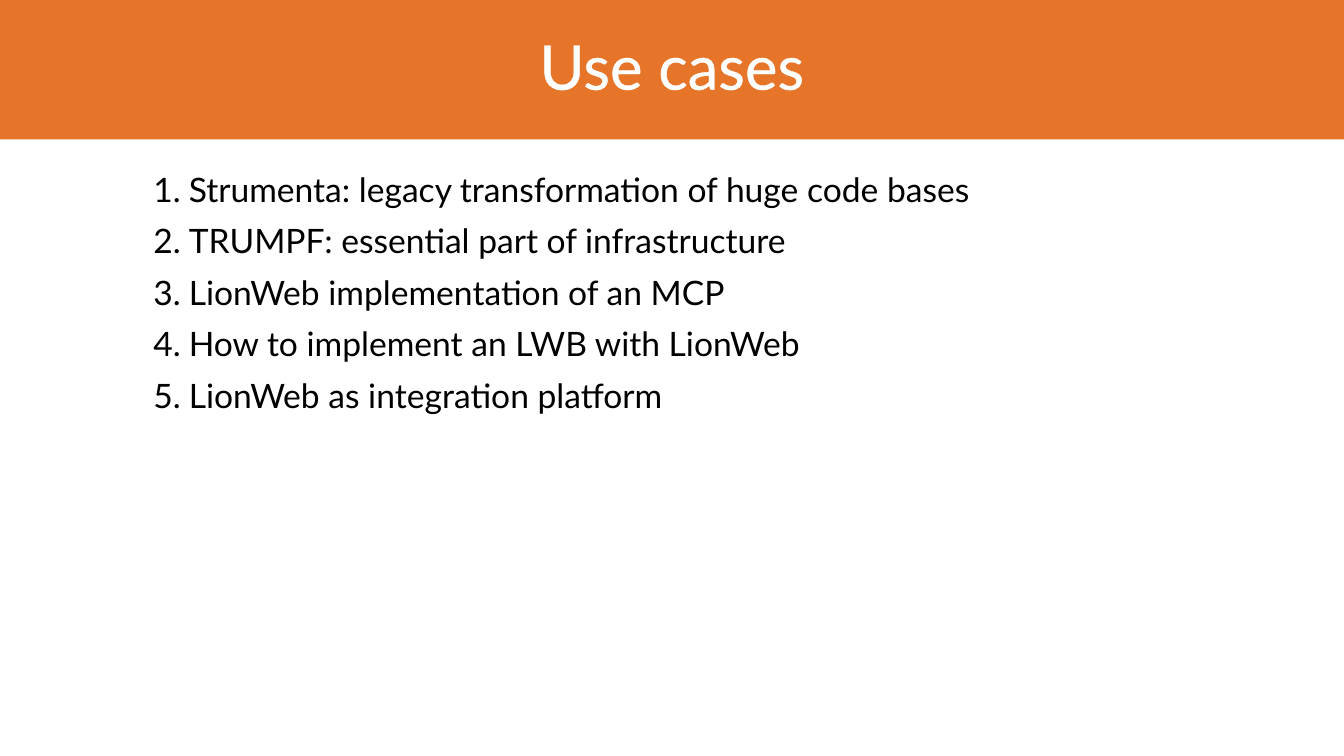
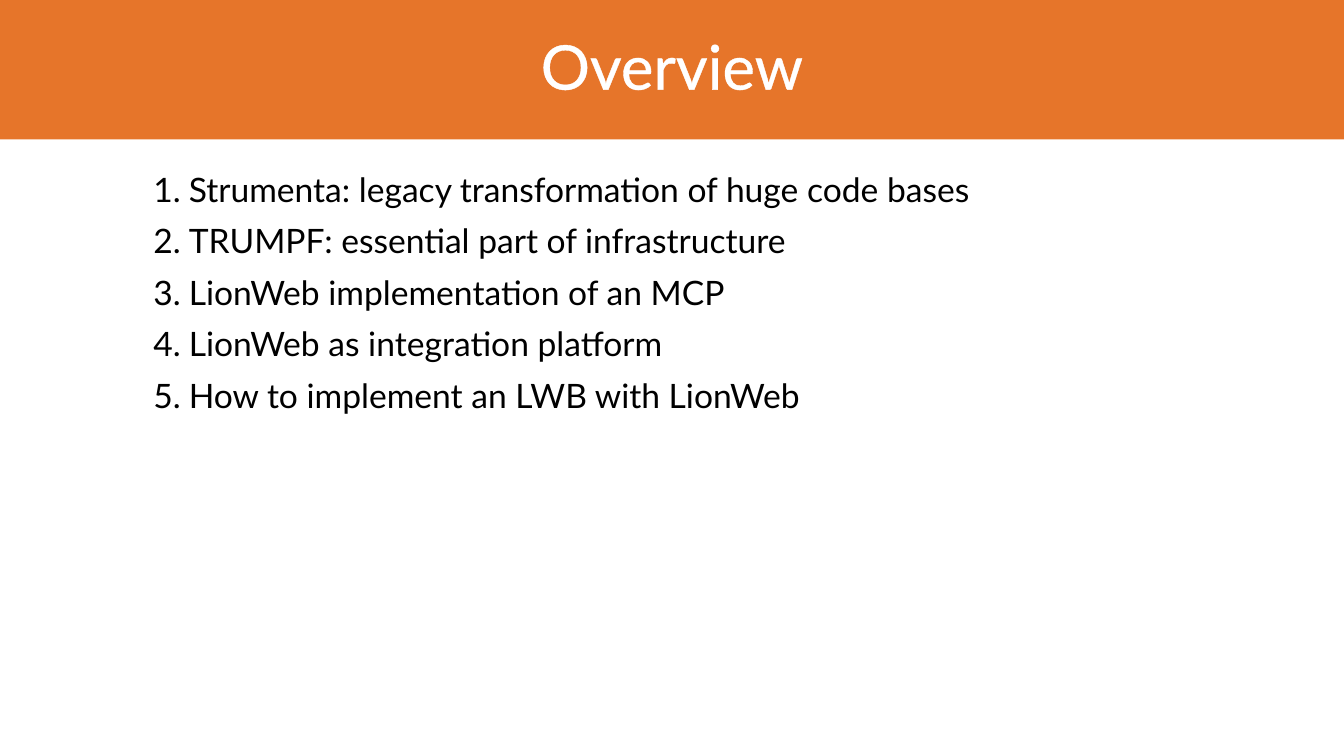
Before and after one commit to LionWeb-io/specification, a slide deck: slide 12 of conference-talks/LangDev/2026/LangDev 2026 Talk.pptx. Drawn at 1344x756 pixels with LibreOffice and Linux fonts; fonts in the diff are those of the drawing; background and template pictures are left out. Boxes give left, top, right and bottom in pixels: in the first picture for what was removed or moved away, otherwise in the second. Text is boxed around its words. In the diff, an @@ line names an element or a change of style, - is before the commit and + after.

```diff
--- a/conference-talks/LangDev/2026/LangDev 2026 Talk.pptx
+++ b/conference-talks/LangDev/2026/LangDev 2026 Talk.pptx
@@ title at <box>541,44,803,91</box>: text changed @@
-Use cases
+Overview
@@ text at <box>189,331,663,362</box>: paragraph added @@
+  4. LionWeb as integration platform
@@ text at <box>189,383,663,414</box>: paragraph removed @@
-  5. LionWeb as integration platform
```
Also in this commit, not shown: 3 other slides changed, 7 slides added, 1 slide removed, 1 other file.
